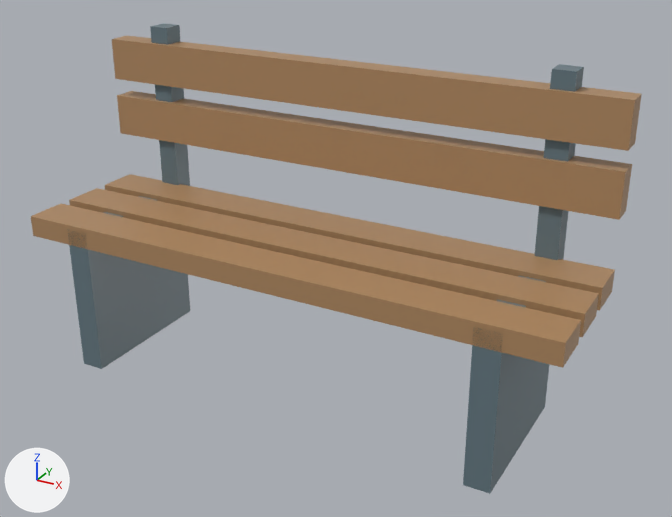
What one commit did to the glTF model assets/stations/platform-kit/bench.glb.
Both versions are drawn from a 50 mm camera at (4.92, -8.19, 5.81) aimed at (0.34, 0.15, 1.64). Arrows for +X, +Y and +Z are at lower left; the lights stay in place. The first picture is the older version. Objects named as collision shapes, trigger or cutter boxes, shadow casters or lower levels of detail are left out. Where no turn or scale is listed for an object, it has been applied to the vertices. Vertices at exactly the same position are counted once.

Before the edit, the objects in view are built like this:
```python
mat_bench_timber = principled_material('bench_timber')
mat_bench_timber.base_color = (0.43, 0.25, 0.12)  # brown #af8961
mat_bench_timber.roughness = 0.4
mat_painted_steel = principled_material('painted_steel')
mat_painted_steel.base_color = (0.13, 0.19, 0.22)  # greyish cyan #657981
mat_painted_steel.roughness = 0.4
me_cube_019 = bpy.data.meshes.new('Cube.019')
me_cube_019.from_pydata(...)  # 72 vertices, 108 faces; spans x -3.21..3.21, y -1.82..0.16, z -2.68..1.16
# faces by material slot: [60, 48]
me_cube_019.materials.append(mat_bench_timber)  # brown #af8961
me_cube_019.materials.append(mat_painted_steel)  # greyish cyan #657981
ob_bench_visual = bpy.data.objects.new('bench_VISUAL', me_cube_019)
ob_bench_visual.location = (0.0, 0.93, 2.68)
```
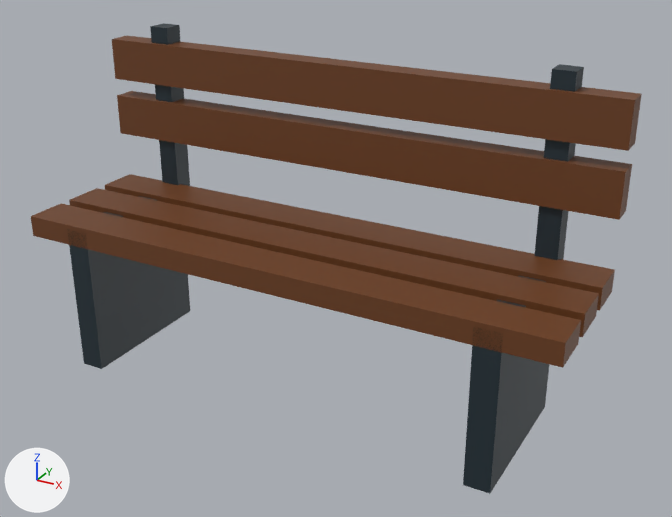
Pixel boxes (x1, y1, x2, y2) of what changed, in the pictures (672 x 517 px):
'bench_VISUAL', surface changed (darker)
    both: (31, 23, 642, 494)

The edits, one by one:
Picture 'rail_palette' (img_rail_palette) is new.
In material 'painted_steel' (mat_painted_steel), base_color is no longer (0.13, 0.19, 0.22), greyish cyan #657981.
In material 'painted_steel' (mat_painted_steel), roughness goes from 0.4 to 0.5.
In material 'painted_steel' (mat_painted_steel), texture is now set to img_rail_palette.
In material 'bench_timber' (mat_bench_timber), base_color is no longer (0.43, 0.25, 0.12), brown #af8961.
In material 'bench_timber' (mat_bench_timber), roughness goes from 0.4 to 0.5.
In material 'bench_timber' (mat_bench_timber), texture is now set to img_rail_palette.
me_cube_019 has 72 vertices, 108 faces and spans x -3.21..3.21, y -1.82..0.16, z -2.68..1.16.
me_cube_019 is used by ob_bench_visual; location (0.0, 0.93, 2.68).
me_cube_019 part 1: texture (UV) coordinates of 108 of 108 faces, centred in x -3.21..3.21, y -1.82..0.16, z -2.68..1.16, changed; they spanned u 0.12..0.88, v 0.0..1.0 and now span u 0.05..0.95, v 0.05..0.45.
